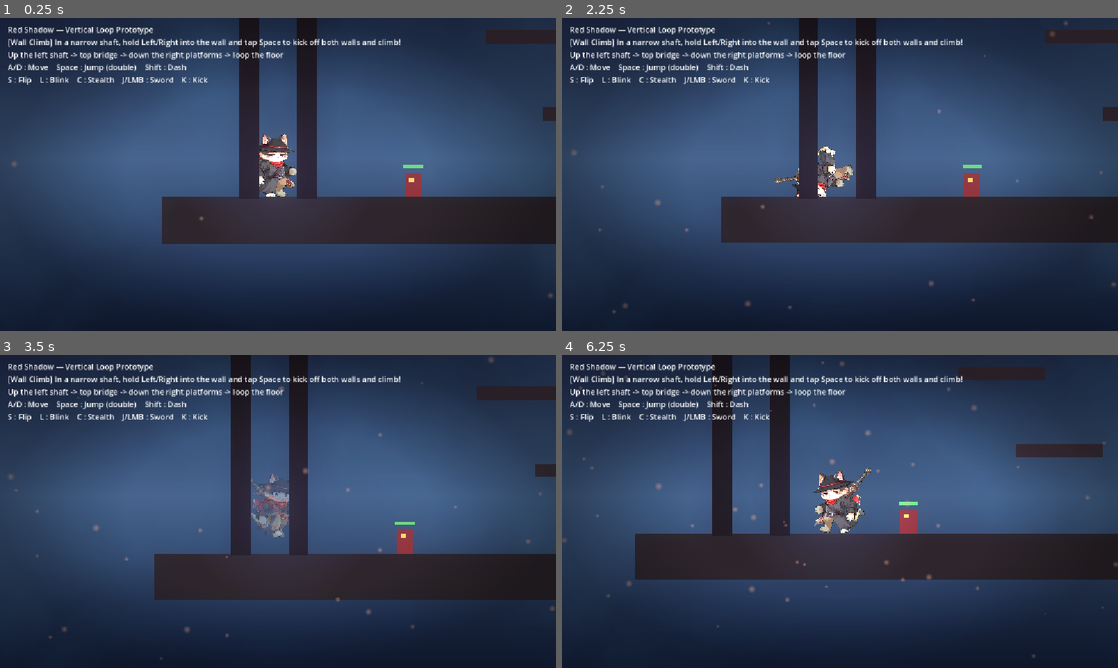
Above: before the commit, frames 1-4 (two rows, left to right).
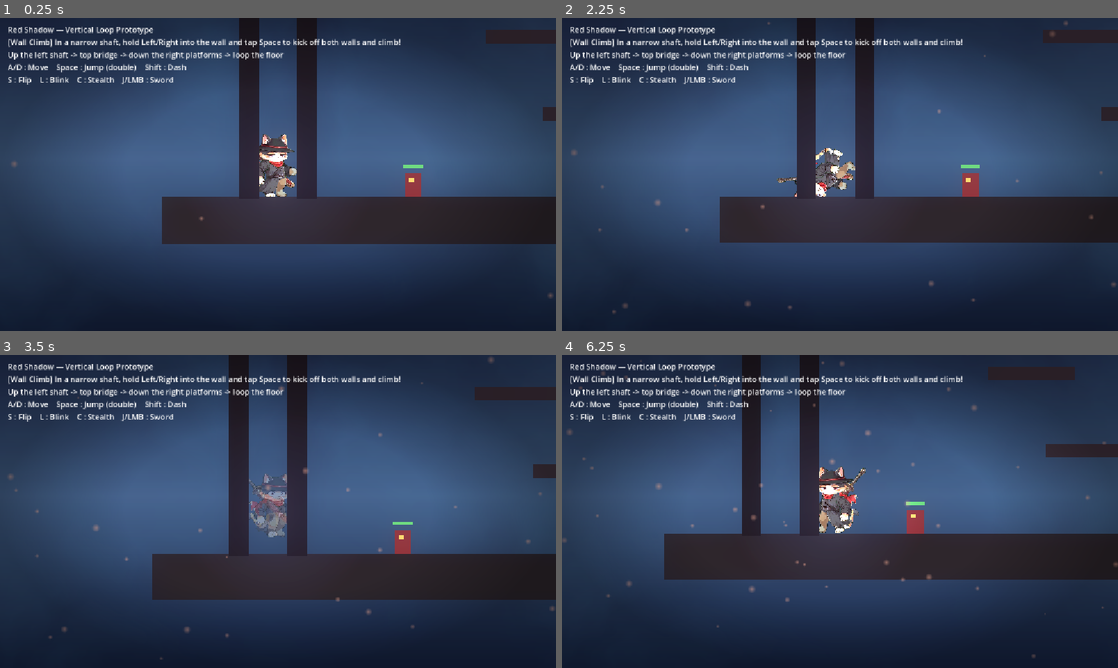
Above: after the commit, the same moments.

Repository: perjoom-sketch/red-shadow
Game: Godot game, scene res://scenes/Main.tscn
Two runs of this game, one before a commit and one after it. Both use one fixed random seed, a clock stepped at 60 frames per second and the inputs below.
Inputs:
- Up to frame 1 (0.25 s): no input
- Up to frame 2 (2.25 s): hold Right (move_right) 0.53-2.03 s; tap J (attack) at 0.6 s; tap Space (jump) at 0.77, 1.52 s; tap Shift (dash) at 0.8, 1.35 s; tap Down (flip) at 1.55, 2.1 s; hold Left (move_left) from 2.03 s (still down)
- Up to frame 3 (3.5 s): tap K (kick, bound only before the commit) at 2.3, 2.85 s; release Left (move_left) at 2.78 s; hold Right (move_right) from 2.78 s (still down); tap Space (jump) at 3.02 s; tap C (stealth) at 3.05 s
- Up to frame 4 (6.25 s): tap C (stealth) at 3.6 s; tap Space (jump) at 3.77, 4.52, 6.02 s; tap J (attack) at 3.8, 4.35 s; release Right (move_right) at 4.28 s; hold Left (move_left) 4.28-5.03 s; tap Shift (dash) at 4.55, 5.85 s; hold Right (move_right) 5.03-5.78 s; tap L (blink) at 5.1 s; tap Down (flip) at 5.3 s; hold Left (move_left) from 5.78 s (still down); tap K (kick, bound only before the commit) at 6.05 s

The runs differ from the first frame. In frame 1, less than 0.1% of the frame differs, in the area x 32-38%, y 18-21%; in frame 2, 1.4%; in frame 3, 1.6%; in frame 4, 11%, in the area x 13-100%, y 0-72%.

Commit message:
feat: combo buffer + double-tap run + remove kick
🤖 Generated with [Claude Code](https://claude.com/claude-code)

Co-Authored-By: Claude Opus 4.5 <noreply@anthropic.com>

Diff:
--- a/project.godot
+++ b/project.godot
@@ -54,11 +54,6 @@
 , Object(InputEventMouseButton,"resource_local_to_scene":false,"resource_name":"","device":-1,"window_id":0,"alt_presse …(244 unchanged characters)…
 ]
 }
-kick={
-"deadzone": 0.5,
-"events": [Object(InputEventKey,"resource_local_to_scene":false,"resource_name":"","device":-1,"window_id":0,"alt_pressed":false,"shift_pressed":false,"ctrl_pressed":false,"meta_pressed":false,"pressed":false,"keycode":0,"physical_keycode":75,"key_label":0,"unicode":0,"location":0,"echo":false,"script":null)
-]
-}
 blink={
 "deadzone": 0.5,
 "events": [Object(InputEventKey,"resource_local_to_scene":false,"resource_name":"","device":-1,"window_id":0,"alt_press …(190 unchanged characters)…
--- a/scenes/Main.tscn
+++ b/scenes/Main.tscn
@@ -313,4 +313,4 @@
 [Wall Climb] In a narrow shaft, hold Left/Right into the wall and tap Space to kick off both walls and climb!
 Up the left shaft -> top bridge -> down the right platforms -> loop the floor
 A/D : Move    Space : Jump (double)    Shift : Dash
-S : Flip    L : Blink    C : Stealth    J/LMB : Sword    K : Kick"
+S : Flip    L : Blink    C : Stealth    J/LMB : Sword"
--- a/scripts/Player.gd
+++ b/scripts/Player.gd
@@ -9,7 +9,6 @@
 ##   - Blink / teleport (short dash with i-frames)
 ##   - Stealth (toggle: fade + speed boost, broken by attacking)
 ##   - Sword attack (3-hit combo, 검술)
-##   - Kick (발차기)
 ##
 ## IMPORTANT design rule:
 ##   Only the "Visual" node rotates during the flip.
@@ -22,6 +21,8 @@
 # --- Movement tuning (live-editable in the Inspector) ---
 @export_group("Movement")
 @export var speed := 220.0
+@export var walk_speed := 140.0       # 단일 입력(걷기) 속도. 방향키 연타 시 speed(달리기)로
+@export var double_tap_window := 0.25  # 더블탭 달리기 인식 시간(초)
 @export var ground_accel := 2000.0
 @export var air_accel := 1200.0
 @export var jump_velocity := -560.0   # Cat-like: jumps high by default.
@@ -67,21 +68,22 @@
 @export var attack_duration := 0.30
 @export var attack_lunge := 130.0
 @export var attack_combo_window := 0.5
-@export var kick_duration := 0.26
-@export var kick_lunge := 190.0
 @export var attack_damage := 10.0
-@export var kick_damage := 14.0
 @export var combat_linger := 1.5
 @export var sheathe_time := 0.28    # 자동 납도 애니 길이 = anim_sheathe length
 
 # --- State ---
 var facing := 1                  # 1 = right, -1 = left.
+var _running := false            # 더블탭 달리기 상태
+var _tap_dir := 0                # 직전 탭 방향 (더블탭 감지용)
+var _tap_timer := 0.0            # 더블탭 유효시간 남음
 var invulnerable := false        # True while any i-frame timer is active.
 var stealthed := false           # Stealth toggle state.
 var flipping := false
 var attacking := false
-var current_action := ""         # "attack" or "kick" for the active swing.
+var current_action := ""         # "attack" for the active swing.
 var combo_step := 0              # 0..2 sword combo index.
+var _attack_buffered := false    # 스윙 중 누른 공격 (콤보 끊김 방지용 버퍼)
 var _combat_timer := 0.0
 var _was_drawn := false       # 직전 프레임에 발도(전투) 상태였는지
 var _sheathe_timer := 0.0     # >0 이면 납도 애니 재생 중
@@ -169,6 +171,7 @@
 	_dash_cd = max(_dash_cd - delta, 0.0)
 	_invuln_timer = max(_invuln_timer - delta, 0.0)
 	_combo_timer = max(_combo_timer - delta, 0.0)
+	_tap_timer = max(_tap_timer - delta, 0.0)
 	_combat_timer = max(_combat_timer - delta, 0.0)
 	# 전투 종료(_combat_timer 가 0 도달) 순간 자동 납도 트리거
 	_sheathe_timer = max(_sheathe_timer - delta, 0.0)
@@ -188,6 +191,7 @@
 
 func _handle_horizontal(delta, on_floor):
 	var direction := Input.get_axis("move_left", "move_right")
+	_update_run_state(direction)
 
 	# During a flip we keep momentum but allow one decisive aerial turn.
 	if flipping:
@@ -201,7 +205,7 @@
 	if _wall_jump_lock > 0.0:
 		return
 
-	# During an attack/kick we let the lunge play out (just apply friction).
+	# During an attack we let the lunge play out (just apply friction).
 	if attacking:
 		velocity.x = move_toward(velocity.x, 0.0, ground_accel * delta)
 		return
@@ -210,6 +214,23 @@
 	velocity.x = move_toward(velocity.x, direction * _move_speed(), accel * delta)
 	if direction != 0:
 		facing = int(sign(direction))
+
+
+func _update_run_state(direction: float) -> void:
+	# 달리던 방향에서 멈추거나 반대로 틀면 먼저 해제 (탭 갱신 전, 옛 방향 기준)
+	if _running and (direction == 0.0 or int(sign(direction)) != _tap_dir):
+		_running = false
+	# 같은 방향키를 double_tap_window 안에 두 번 누르면 달리기 진입
+	if Input.is_action_just_pressed("move_left"):
+		if _tap_dir == -1 and _tap_timer > 0.0:
+			_running = true
+		_tap_dir = -1
+		_tap_timer = double_tap_window
+	elif Input.is_action_just_pressed("move_right"):
+		if _tap_dir == 1 and _tap_timer > 0.0:
+			_running = true
+		_tap_dir = 1
+		_tap_timer = double_tap_window
 
 
 func _handle_jump(delta, on_floor, on_wall):
@@ -280,12 +301,21 @@
 
 
 func _handle_combat():
-	if attacking or flipping:
-		return
+	if flipping:
+		return
+	if attacking:
+		# 스윙 중 누른 공격은 버퍼에 저장 (콤보 끊김 방지)
+		if Input.is_action_just_pressed("attack"):
+			_attack_buffered = true
+		return
+	# 스윙이 끝났고 버퍼가 차 있으면, 콤보 윈도우 안에서 다음 타 자동 발동
+	if _attack_buffered:
+		_attack_buffered = false
+		if _combo_timer > 0.0:
+			start_attack()
+			return
 	if Input.is_action_just_pressed("attack"):
 		start_attack()
-	elif Input.is_action_just_pressed("kick"):
-		start_kick()
 
 
 # --- Skills ------------------------------------------------------------
@@ -342,20 +372,11 @@
 	_sheathe_timer = 0.0    # 재발도 시 진행 중이던 납도 취소
 
 
-func start_kick():
-	attacking = true
-	current_action = "kick"
-	_attack_timer = kick_duration
-	velocity.x = facing * kick_lunge
-	stealthed = false
-	_spawn_hitbox(Vector2(facing * 24, 14), Vector2(34, 22), kick_damage)
-	_spawn_slash(true)
-
-
 # --- Helpers -----------------------------------------------------------
 
 func _move_speed() -> float:
-	return speed * (stealth_speed_mult if stealthed else 1.0)
+	var base := speed if _running else walk_speed
+	return base * (stealth_speed_mult if stealthed else 1.0)
 
 
 func _pressing_into_wall() -> bool:
@@ -377,19 +398,14 @@
 		if current_action == "attack":
 			# 콤보 3단: 내려 → 올려 → 찌르기
 			next = ["slash_down", "slash_up", "thrust"][combo_step]
-		elif current_action == "kick":
-			return
 	elif _sheathe_timer > 0.0:
 		# 전투 종료 → 납도 애니를 끝까지 재생 (idle 이 덮어쓰지 않게)
 		if anim.current_animation != "sheathe":
 			anim.play("sheathe")
 		return
 	elif is_on_floor() and not dashing:
-		var spd := absf(velocity.x)
-		if spd >= 150.0:
-			next = "run"
-		elif spd >= 30.0:
-			next = "walk"
+		if absf(velocity.x) >= 30.0:
+			next = "run" if _running else "walk"
 	if anim.current_animation != next:
 		anim.play(next)
 
